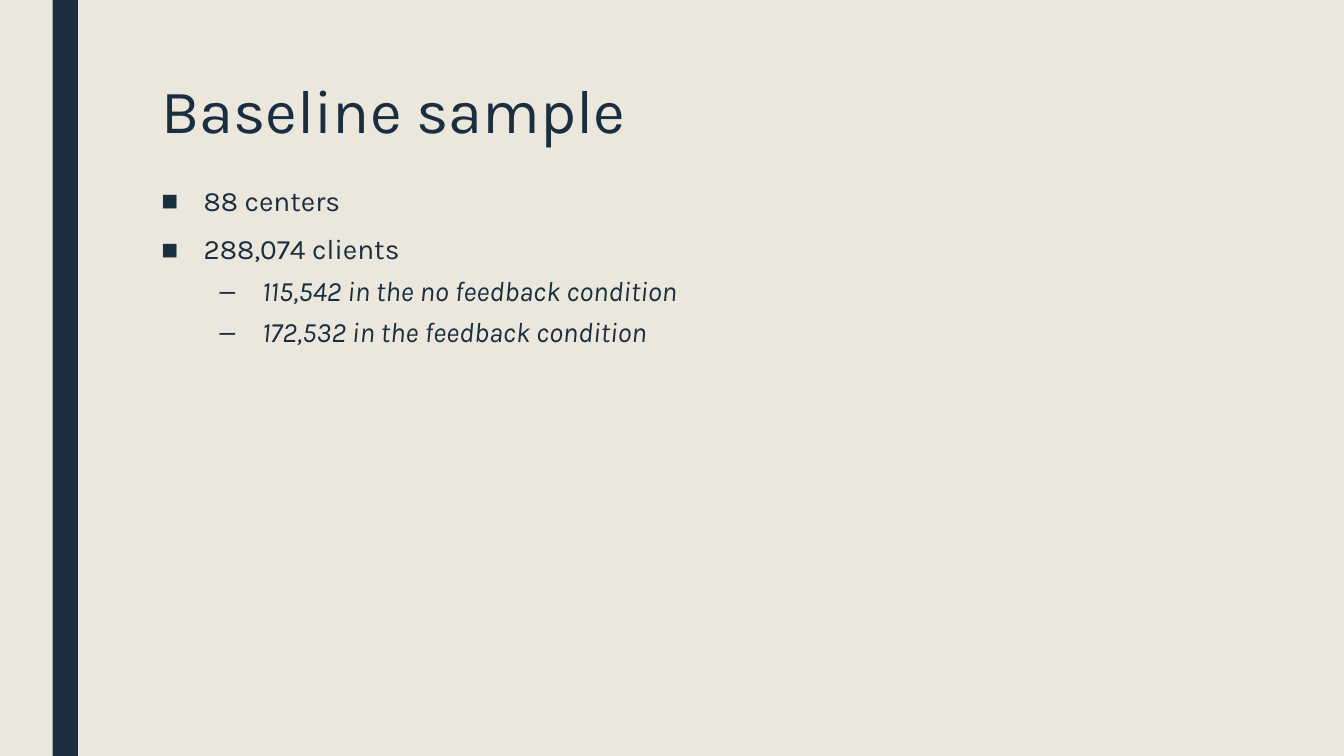
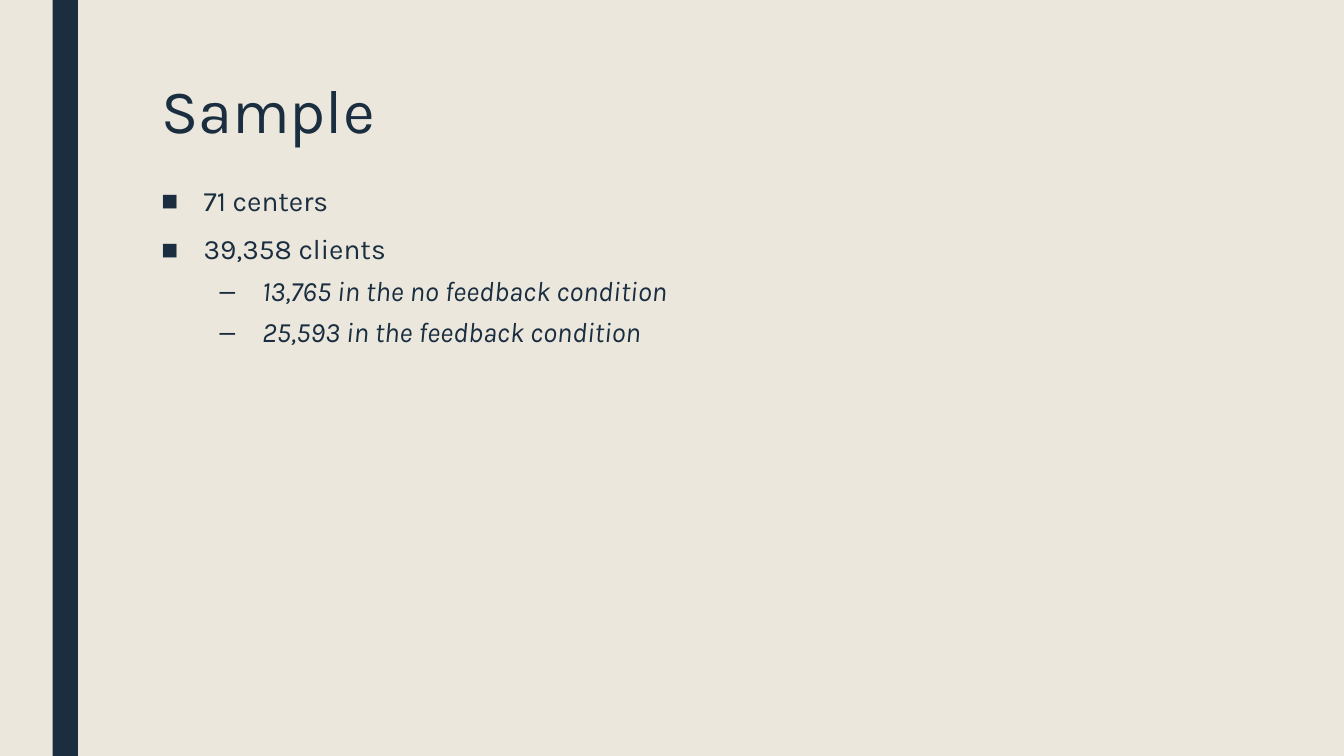
Before and after one commit to rbjanis/Dissertation, a slide deck: slide 19 of presentations/proposal/dissertation-proposal.pptx. Drawn at 1344x756 pixels with LibreOffice and Linux fonts; fonts in the diff are those of the drawing. Boxes give left, top, right and bottom in pixels: in the first picture for what was removed or moved away, otherwise in the second. Text is boxed around its words. In the diff, an @@ line names an element or a change of style, - is before the commit and + after.

```diff
--- a/presentations/proposal/dissertation-proposal.pptx
+++ b/presentations/proposal/dissertation-proposal.pptx
@@ title at box(161, 91, 374, 148): text changed @@
-Baseline sample
+Sample
@@ text at box(204, 193, 666, 345): text changed @@
-■ 88 centers
-■ 288,074 clients
-  – 115,542 in the no feedback condition
-  – 172,532 in the feedback condition
+■ 71 centers
+■ 39,358 clients
+  – 13,765 in the no feedback condition
+  – 25,593 in the feedback condition
```
Also in this commit, not shown: 9 other slides changed, 12 slides added.
